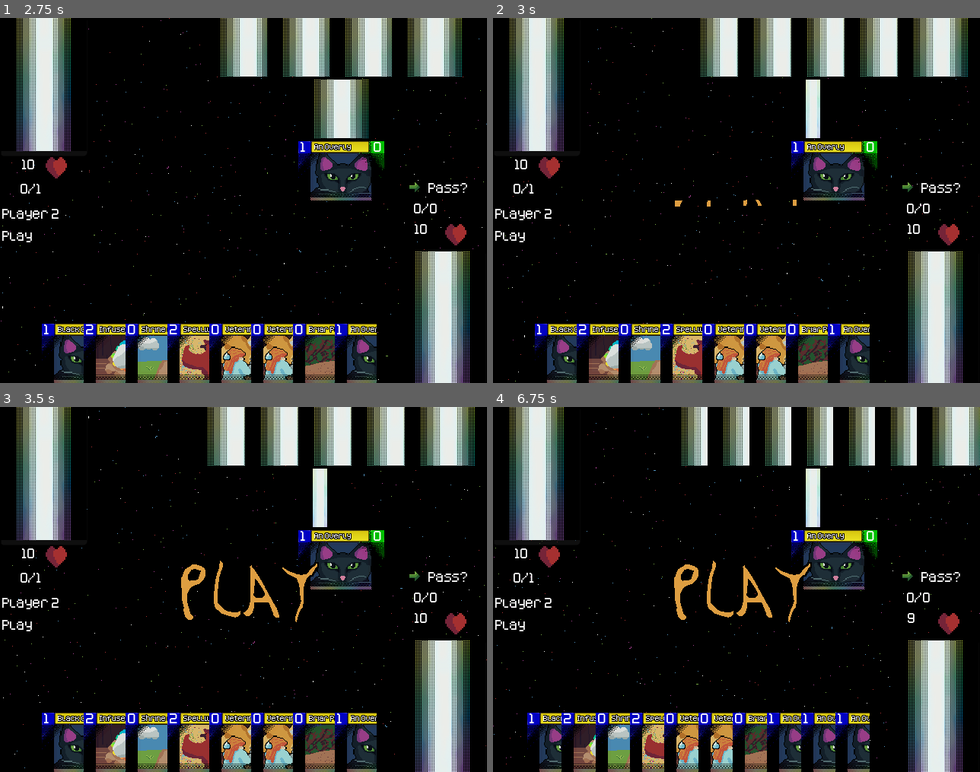
Above: before the commit, frames 1-4 (two rows, left to right).
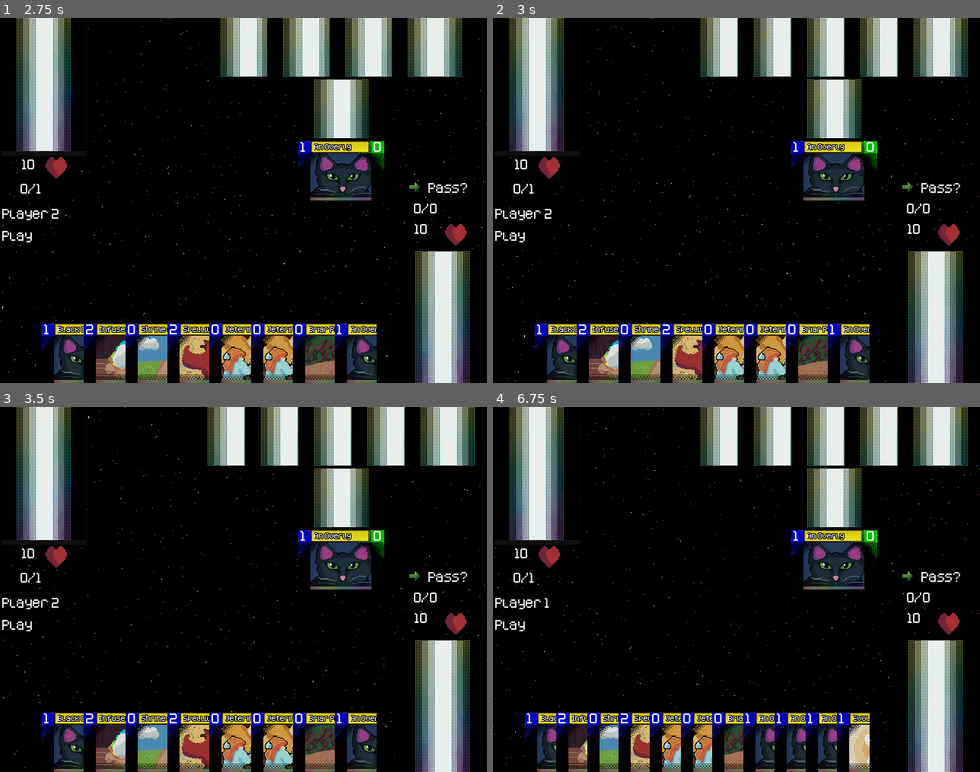
Above: after the commit, the same moments.

Repository: ColbySchexnayder/mana-stream
Game: Godot game, scene res://Scenes/titleScreen.tscn
Same seed, same stepped clock (60 frames per second), same inputs: the game is played once before the commit and once after it.
Inputs (mouse positions are in pixels of both pictures, inside the frame that each line leads up to):
- Up to frame 1 (2.75 s): click "New Game?" at 0.5 s; click "Pass?" at 1.25 s; click (443, 317) at 2 s
- Up to frame 2 (3 s): click (536, 87) at 2.75 s
- Up to frame 3 (3.5 s): no input
- Up to frame 4 (6.75 s): click (936, 706) at 3.5 s; click (536, 476) at 4.25 s; click "Pass?" at 5 s; click (936, 706) at 5.75 s; click (536, 476) at 6.5 s

Frame 1 is identical in both runs. In frame 2, 1.5% of the frame differs, in the area x 37-77%, y 16-52%; in frame 3, 2.4%; in frame 4, 17%, in the area x 6-100%, y 0-100%.

Commit message:
Game no longer freezes during AI turn
Also action buttons no longer appear when passing interrupt actions

Diff:
--- a/AI/ai_manager.gd
+++ b/AI/ai_manager.gd
@@ -29,7 +29,7 @@
 # instead handled in isolation
 var actions = {
 	"to_mana" : to_mana,
-	"use_for_mana" : use_for_mana,
+	"tap_for_mana" : tap_for_mana,
 	"to_field" : to_field,
 	"activate" : activate,
 	"attack" : attack,
@@ -37,19 +37,17 @@
 	}
 var action_evaluators = {
 	"to_mana" : e_to_mana,
-	"use_for_mana" : e_use_for_mana,
+	"tap_for_mana" : e_tap_for_mana,
 	"to_field" : e_to_field,
 	"activate" : e_activate,
 	"attack" : e_attack,
 	"end_turn" : e_end_turn,
 }
 var sustain_evaluators = {
-	"use_for_mana" : e_use_for_mana,
 	"sustain" : e_sustain,
 	"change_phase" : e_change_phase,
 }
 var sustain_actions = {
-	"use_for_mana" : use_for_mana,
 	"sustain" : sustain,
 	"change_phase" : change_phase,
 }
@@ -61,6 +59,14 @@
 	#GmManager.connect("_ai_turn", ai_turn)
 	GmManager.connect("_interrupt", handle_interrupt)
 
+#TODO: Move evaluators and actions here
+func _process(delta: float) -> void:
+	if players_turn:
+		return
+	if GmManager.currentPhase == GmManager.phase.REFRESH:
+		sustain_decider()
+	else:
+		decider()
 
 # During the enemies turn, sorts through cards and decides an appropriate reaction.
 # This repeats until ending the turn is the best action
@@ -69,17 +75,20 @@
 	var best_action : String
 	var highest_score : float
 
-	while best_action != "end_turn":
-		best_action = ""
-		highest_score = -INF
-
-		for action in action_evaluators.keys():
-			var score : float = action_evaluators[action]
-			if score > highest_score:
-				best_action = action
-				highest_score = score
-
-		actions[best_action]
+
+	best_action = ""
+	highest_score = -INF
+
+	for action in action_evaluators.keys():
+		var score : float = action_evaluators[action].call()
+		#TODO: remove debug print
+		print(action, ": ", score)
+		if score > highest_score:
+			best_action = action
+			highest_score = score
+
+	print("Best action: ", best_action, "\n\n")
+	await actions[best_action].call()
 
 
 #Seperate decider for the sustain phase to keep things clean
@@ -87,27 +96,46 @@
 	if ai_summon_zone.is_empty():
 		change_phase()
 
+	var best_action : String
+	var highest_score : float
+
+
+	best_action = ""
+	highest_score = -INF
+
+	for action in sustain_evaluators.keys():
+		var score : float = sustain_evaluators[action].call()
+		#TODO: remove debug print
+		print(action,  ": ",  score)
+		if score > highest_score:
+			best_action = action
+			highest_score = score
+
+	print("Best sustain action: ", best_action, "\n\n")
+	await sustain_actions[best_action].call()
 
 #TODO: This all needs to be changed!
 #TODO: Seriously don't ignore this
 
 func ai_sustain():
-	if !ai_summon_zone.is_empty():
-		ai_hand[0].mana()
-		ai_mana_zone[0].mana()
-		GmManager.emit_signal("_card_keep", ai_summon_zone[0])
-
-	GmManager.emit_signal("_change_phase")
+	#if !ai_summon_zone.is_empty():
+		#ai_hand[0].mana()
+		#ai_mana_zone[0].mana()
+		#GmManager.emit_signal("_card_keep", ai_summon_zone[0])
+		#
+	#GmManager.emit_signal("_change_phase")
+	sustain_decider()
 
 func ai_play():
-	if !ai_summon_zone.is_empty():
-		ai_summon_zone[0].attacking()
-		while !interruptStack.is_empty():
-			await GmManager._interrupt_resolved
-
-		await GmManager._block_resolved
-
-	GmManager.emit_signal("_change_turn")
+	#if !ai_summon_zone.is_empty():
+		#ai_summon_zone[0].attacking()
+		#while !interruptStack.is_empty():
+			#await GmManager._interrupt_resolved
+		#
+		#await GmManager._block_resolved
+		#
+	#GmManager.emit_signal("_change_turn")
+	decider()
 
 func choose_card(list: Array[Card]) -> Card:
 	return list[0]
@@ -116,18 +144,38 @@
 	if card.cardOwner == 1:
 		return
 
+# If there are cards to defend with prioritize ones
+# that will survive first
+# that will damage the opponents board
 func choose_defense(card: Card):
 	if players_turn:
 		if ai_summon_zone.size() > 0:
-			ai_summon_zone[0].block()
+
+			var defense = ai_summon_zone.filter(func(block_card):
+				return block_card.health > card.attack)
+			if defense.is_empty():
+				defense = ai_summon_zone.filter(func(block_card):
+					return block_card.attack > card.health)
+
+			if defense.is_empty():
+				ai_summon_zone[randi() % len(ai_summon_zone)].block()
+				return
+
+			defense[randi() % len(defense)].block()
 		else:
 			GmManager.emit_signal("_pass")
 
 #region actions to perform
 func to_mana():
-	pass
-
-func use_for_mana():
+
+	var cards = ai_hand.filter(func(card:Card):
+		card.onlyWorksInMana)
+
+	if !cards.is_empty():
+		cards[randi()%len(cards)].mana()
+		return
+
+func tap_for_mana():
 	pass
 
 func to_field():
@@ -167,15 +215,13 @@
 	avg_card_cost = avg_card_cost/total_playable_cards
 
 
-	var existing_mana = max(1,len(ai_mana_zone))
-	var untapped_mana = existing_mana - p2AvailableMana
-
-	var score = (avg_card_cost - existing_mana * .2 + untapped_mana * .1 + 1) / (avg_card_cost + 1)
+	var score = (avg_card_cost - p2TotalMana * .2 + p2AvailableMana * .1 + .01) / (avg_card_cost + .01)
 
 	return score
 
 #evaluate the value of using a card in mana zone
-func e_use_for_mana()-> float:
+#Should this even be here or dealt with during playing to field?
+func e_tap_for_mana()-> float:
 	if ai_mana_zone.is_empty():
 		return 0
 
@@ -187,10 +233,8 @@
 	var total_playable_cards = max(1,len(ai_hand))
 	avg_card_cost = avg_card_cost/total_playable_cards
 
-	var existing_mana = max(1,len(ai_mana_zone))
-	var untapped_mana = existing_mana - p2AvailableMana
-
-	var score = (avg_card_cost + untapped_mana * .2 - existing_mana * .1 + 1)/(avg_card_cost + 1)
+
+	var score = (avg_card_cost + p2AvailableMana * .2 - p2TotalMana * .1 + .01)/(avg_card_cost + .01)
 
 	return score
 
@@ -211,31 +255,70 @@
 		avg_ai_power += card.attack
 
 	avg_ai_power = avg_ai_power/max(1, len(ai_summon_zone))
-
-	var score = (avg_oppenent_power - avg_ai_power * .2 + 1) / (avg_oppenent_power + 1)
-
-	return score
-
-#TODO
+	var mana = len(ai_mana_zone)
+
+	var score = (avg_oppenent_power - avg_ai_power * .2 + mana * .1 + 1) / (avg_oppenent_power + 1)
+
+	return score
+
+
+# This evaluator should be only need to be run during potential interrupts
+# May not even need to be used
+# TODO: possibly check for evaluation for cards on the board. Right now, no card does that
 func e_activate()-> float:
 	if ai_summon_zone.is_empty() and ai_mana_zone.is_empty():
 		return 0
 
-	var board_score = len(ai_summon_zone)/max(1,len(player_summon_zone))
-
-	return 0
-
+	if GmManager.currentPhase == GmManager.phase.INTERRUPT:
+		return 1
+
+	var score = 0
+
+	return score
+
+# evaluator for attacking
+# mainly compares ai attacker versus player defense
+# Should maybe also incorporate player offense
 func e_attack()-> float:
-	return 0
+	var ai_attacker = 0
+	if ai_summon_zone.is_empty():
+		return 0
+
+	ai_attacker = ai_summon_zone.reduce(func(max, card):
+		return card if card.attack > max.attack else max).attack
+
+	var player_defender = 0
+	if !player_summon_zone.is_empty():
+		player_summon_zone.reduce(func(max, card):
+			return card if card.health > max.health else max).health
+
+	ai_attacker += .01
+	var score = (ai_attacker - player_defender)/(ai_attacker)
+	return score
+
+
+
+func e_sustain()-> float:
+	if ai_summon_zone.is_empty():
+		return 0
+
+	var cost = 0
+	var card = ai_summon_zone.reduce(func(card, cost):
+		return cost + card.cost)
+	if card:
+		cost += card.cost
+
+	var score = 1 - cost * .1 + p2AvailableMana * .1
+	return score
 
 func e_change_phase()-> float:
-	return 0
-
-func e_sustain()-> float:
-	return 0
-
+	var score = .9
+	return score
+
+# Need to make this more robust
+# Right now just returns a minumum that other actions need to beat to keep the turn going
 func e_end_turn()-> float:
-	return 0
+	return .89
 
 #TODO: Add this to the framework
 func e_evaluate_target()-> float:
--- a/Scenes/duel.gd
+++ b/Scenes/duel.gd
@@ -642,6 +642,7 @@
 	phase_change_animation.visible = false
 	match currentTurn:
 		1:
+			ai.players_turn = true
 			draw(1)
 			for card in player1mana:
 				card.refresh()
@@ -654,7 +655,7 @@
 				card.refresh()
 			for card in player2summon:
 				card.refresh()
-			ai.ai_sustain()
+			ai.players_turn = false
 
 #Changes from REFRESH to PLAY and destroys any unpaid cards
 func change_phase():
@@ -824,6 +825,9 @@
 
 #NOTICE: Assumes no interrupts happen in the SUSTAIN phase
 func _on_interrupt_pass_button_pressed() -> void:
+	for card: Card in interruptStack:
+		card.action_button.visible = false
+	interruptStack.clear()
 	GmManager.currentPhase = GmManager.phase.PLAY
 	GmManager.emit_signal("_interrupt_resolved")
 	interrupt_choice.hide()
--- a/Scenes/title_screen.gd
+++ b/Scenes/title_screen.gd
@@ -4,6 +4,7 @@
 
 # Called when the node enters the scene tree for the first time.
 func _ready() -> void:
+	randomize()
 	if GmManager.Player1Deck.is_empty():
 		GmManager.Player1Deck = GmManager.load_deck("Deck.txt")
 
